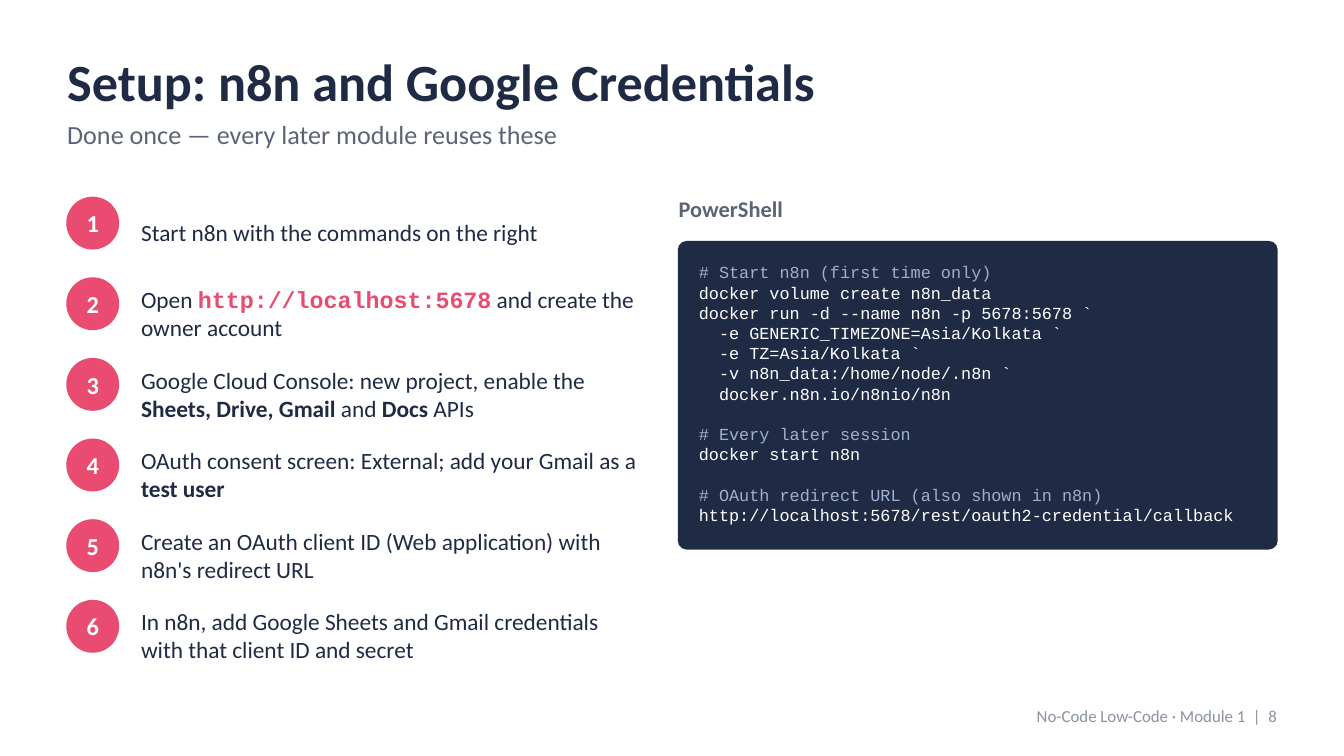
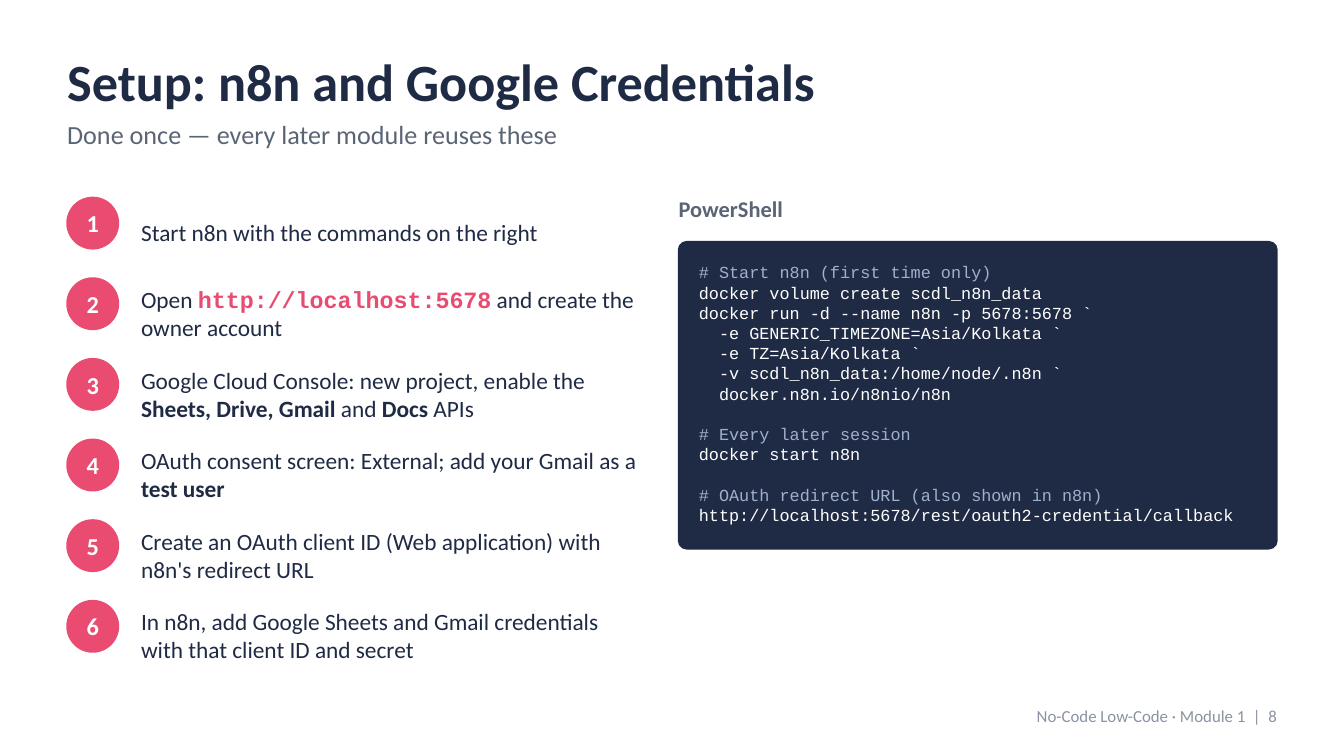
Before and after one commit to atulkahatecdac/scdl-agentic-ai, a slide deck: slide 8 of Low-Code-No-Code/no-code-low-code-1.pptx. Drawn at 1344x756 pixels with LibreOffice and Linux fonts; fonts in the diff are those of the drawing. Boxes give left, top, right and bottom in pixels: in the first picture for what was removed or moved away, otherwise in the second. Text is boxed around its words. In the diff, an @@ line names an element or a change of style, - is before the commit and + after.

```diff
--- a/Low-Code-No-Code/no-code-low-code-1.pptx
+++ b/Low-Code-No-Code/no-code-low-code-1.pptx
@@ text at <box>699,286,1042,301</box>: text changed @@
-docker volume create n8n_data
+docker volume create scdl_n8n_data
@@ text at <box>719,367,1042,381</box>: text changed @@
--v n8n_data:/home/node/.n8n `
+-v scdl_n8n_data:/home/node/.n8n `
```
Also in this commit, not shown: 5 other slides changed, 1 other file.
